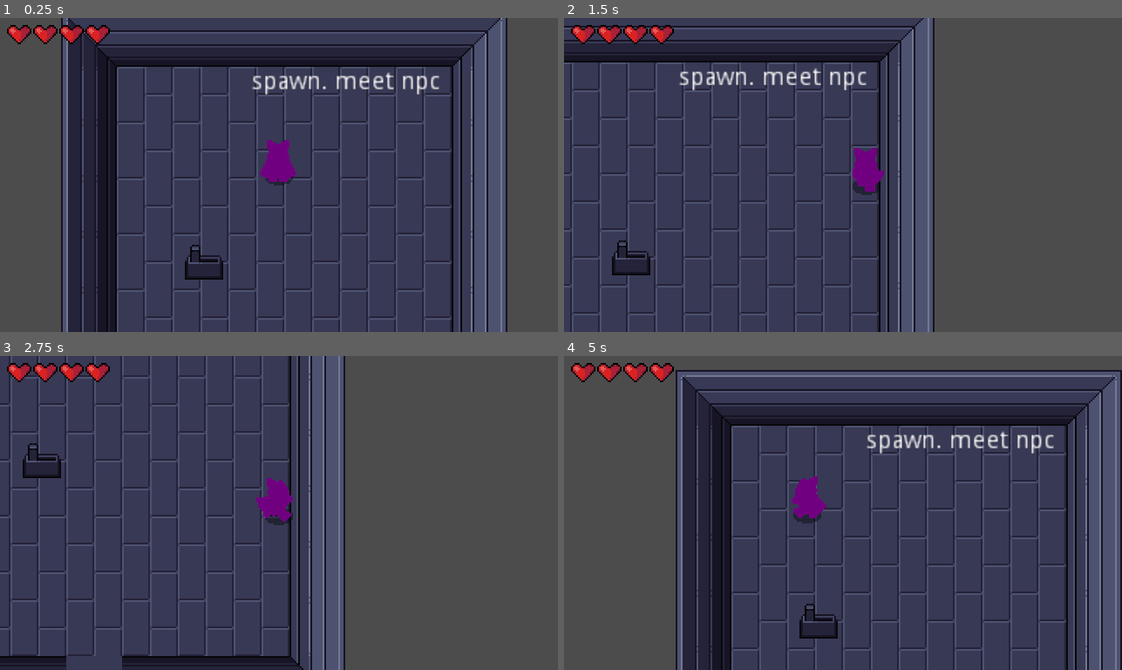
Above: before the commit, frames 1-4 (two rows, left to right).
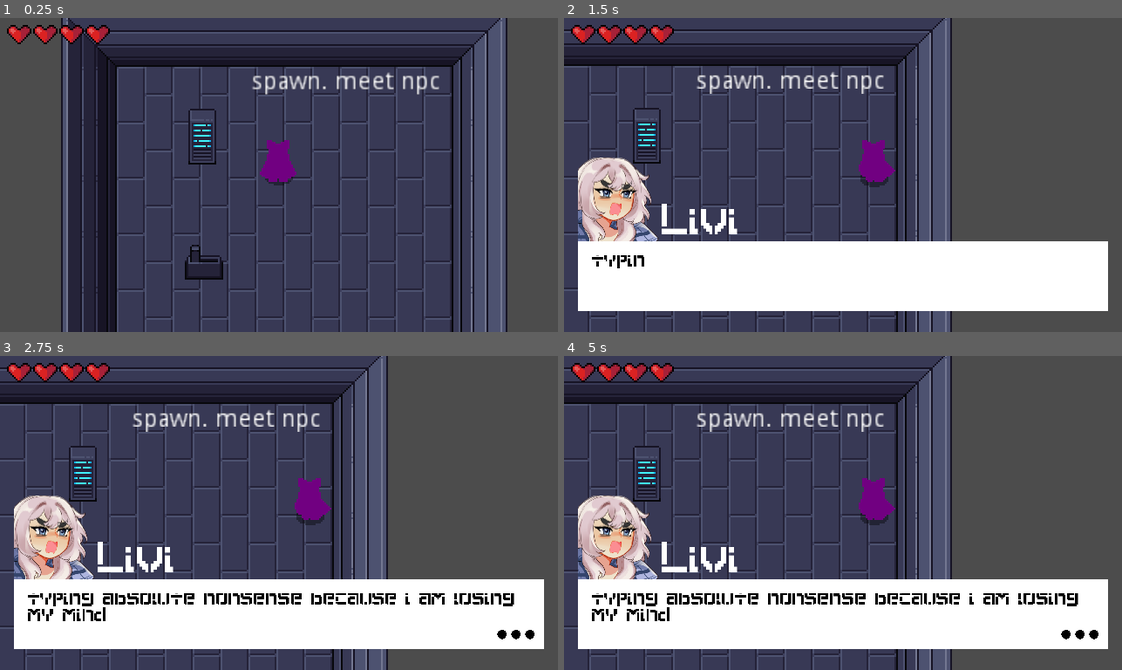
Above: after the commit, the same moments.

Repository: LiviRoseGames/DebutRPG
Game: Godot game, scene res://Scenes/World.tscn
Two runs of this game, one before a commit and one after it. Both use one fixed random seed, a clock stepped at 60 frames per second and the inputs below.
Inputs:
- Up to frame 1 (0.25 s): no input
- Up to frame 2 (1.5 s): tap Enter at 0.5 s; hold Right (ui_right) 0.53-1.28 s; tap K (roll) at 0.6 s; tap T (talk, bound only after the commit) at 0.8, 1.35 s; hold Down (ui_down) from 1.28 s (still down)
- Up to frame 3 (2.75 s): tap K (roll) at 1.55 s; release Down (ui_down) at 2.03 s; hold Right (ui_right) from 2.03 s (still down); tap J (attack) at 2.1 s; tap T (talk, bound only after the commit) at 2.3 s
- Up to frame 4 (5 s): release Right (ui_right) at 2.78 s; hold Up (ui_up) 2.78-3.53 s; tap K (roll) at 2.85, 4.35 s; hold Left (ui_left) from 3.53 s (still down); tap T (talk, bound only after the commit) at 3.6 s

The runs differ from the first frame. In frame 1, 0.6% of the frame differs, in the area x 33-39%, y 28-47%; in frame 2, 46%; in frame 3, 52%; in frame 4, 61%, in the area x 0-100%, y 0-100%.

Commit message:
Up to current

Diff:
--- /dev/null
+++ b/DebutRPGGodot/Dialouge.gd
@@ -0,0 +1,105 @@
+extends Control
+
+var liviName = "Livi"
+var karinaName = "???"
+
+export var dialogPath = "res://UI/jsons/"
+export(float) var textSpeed = 0.05
+
+var dialog = "init"
+var nameDialog = liviName
+
+var phraseNum = 0
+var finished = false
+
+onready var nameText = $Disabler/ColorRect/Name
+onready var textDisplay = $Disabler/ColorRect/Text
+onready var disabler = $Disabler
+onready var timer = $Disabler/Timer
+onready var indicator = $Disabler/Indicator
+onready var portrait = $Disabler/Portrait
+
+func _ready():
+	dialog_disabler(true)			#hide dialog on start
+	nameText.text = liviName		#
+	textDisplay.text = "ready"
+
+	timer.wait_time = textSpeed
+
+func _process(delta):
+
+	if Input.is_action_just_pressed("talk"):
+		dialog_disabler(false)
+
+		#TYPEDIALOG
+		textDisplay.text = "typing absolute nonsense because i am losing my mind"
+		textDisplay.visible_characters = 0
+		finished = false
+
+		while textDisplay.visible_characters < len(textDisplay.text):
+			textDisplay.visible_characters += 1
+
+#		timer.start(textSpeed)
+#		yield(timer, "timeout")
+			yield(get_tree().create_timer(textSpeed), "timeout")
+			print(finished)
+
+		finished = true
+		print(finished)
+		phraseNum += 1
+
+	if finished:
+		indicator.show()
+	else:
+		indicator.hide()
+
+func dialog_disabler(disable):
+	if disable:
+		disabler.hide()
+	else:
+		disabler.show()
+
+#func typeDialog():
+#	textDisplay.text = "typing absolute nonsense because i am losing my mind"
+#	textDisplay.visible_characters = 0
+#	finished = false
+#
+#	while textDisplay.visible_characters < len(textDisplay.text):
+#		textDisplay.visible_characters += 1
+#
+##		timer.start(textSpeed)
+##		yield(timer, "timeout")
+#		yield(get_tree().create_timer(textSpeed), "timeout")
+#		print(finished)
+#
+#	finished = true
+#	print(finished)
+#	phraseNum += 1
+
+
+#	if finished:
+#		#nextPhrase()
+#	else:
+#		textDisplay.visible_characters = len(textDisplay.text)
+#
+##func nextPhrase():
+##	if phraseNum >= len(dialog):
+##		queue_free()
+##		return
+##
+##	finished = false
+##
+##	nameText.text = nameDialog[phraseNum]
+##	textDisplay.text = dialog[phraseNum]
+##
+##	textDisplay.visible_characters = 0
+##
+##	while textDisplay.visible_characters < len(textDisplay.text):
+##		textDisplay.visible_characters += 1
+##
+##		timer.start()
+##		yield(timer, "timeout")
+##
+##	finished = true
+##	phraseNum += 1
+##	return
--- /dev/null
+++ b/DebutRPGGodot/Dialouge.tscn
@@ -0,0 +1,117 @@
+[gd_scene load_steps=14 format=2]
+
+[ext_resource path="res://UI/Cyber_Time_Blocky.ttf" type="DynamicFontData" id=1]
+[ext_resource path="res://UI/Karina/KarinaAngry.png" type="Texture" id=2]
+[ext_resource path="res://Dialouge.gd" type="Script" id=3]
+[ext_resource path="res://Art/Indicator.png" type="Texture" id=4]
+
+[sub_resource type="DynamicFont" id=1]
+extra_spacing_top = 7
+font_data = ExtResource( 1 )
+
+[sub_resource type="DynamicFont" id=2]
+font_data = ExtResource( 1 )
+
+[sub_resource type="AtlasTexture" id=3]
+atlas = ExtResource( 4 )
+region = Rect2( 0, 0, 32, 32 )
+
+[sub_resource type="AtlasTexture" id=4]
+atlas = ExtResource( 4 )
+region = Rect2( 32, 0, 32, 32 )
+
+[sub_resource type="AtlasTexture" id=5]
+atlas = ExtResource( 4 )
+region = Rect2( 64, 0, 32, 32 )
+
+[sub_resource type="AtlasTexture" id=6]
+atlas = ExtResource( 4 )
+region = Rect2( 96, 0, 32, 32 )
+
+[sub_resource type="AtlasTexture" id=7]
+atlas = ExtResource( 4 )
+region = Rect2( 128, 0, 32, 32 )
+
+[sub_resource type="AtlasTexture" id=8]
+atlas = ExtResource( 4 )
+region = Rect2( 160, 0, 32, 32 )
+
+[sub_resource type="SpriteFrames" id=9]
+animations = [ {
+"frames": [ SubResource( 3 ), SubResource( 4 ), SubResource( 5 ), SubResource( 6 ), SubResource( 7 ), SubResource( 8 ) ],
+"loop": true,
+"name": "default",
+"speed": 12.0
+} ]
+
+[node name="DialougeManager" type="Control"]
+anchor_right = 1.0
+anchor_bottom = 1.0
+script = ExtResource( 3 )
+
+[node name="Disabler" type="Control" parent="."]
+margin_right = 40.0
+margin_bottom = 40.0
+
+[node name="ColorRect" type="ColorRect" parent="Disabler"]
+margin_left = 8.0
+margin_top = 128.0
+margin_right = 312.0
+margin_bottom = 168.0
+
+[node name="Name" type="RichTextLabel" parent="Disabler/ColorRect"]
+margin_left = 48.0
+margin_top = -24.0
+margin_right = 280.0
+custom_fonts/normal_font = SubResource( 1 )
+text = "Name Goes Here"
+scroll_active = false
+
+[node name="Text" type="RichTextLabel" parent="Disabler/ColorRect"]
+margin_left = 8.0
+margin_top = 8.0
+margin_right = 584.0
+margin_bottom = 56.0
+rect_scale = Vector2( 0.5, 0.5 )
+custom_colors/default_color = Color( 0, 0, 0, 1 )
+custom_fonts/normal_font = SubResource( 2 )
+text = "
+Text Goes Here"
+scroll_active = false
+
+[node name="Portrait" type="Sprite" parent="Disabler"]
+position = Vector2( 8, 80 )
+scale = Vector2( 0.15, 0.15 )
+texture = ExtResource( 2 )
+centered = false
+flip_h = true
+
+[node name="Timer" type="Timer" parent="Disabler"]
+
+[node name="Indicator" type="Control" parent="Disabler"]
+
+[node name="AnimatedSprite" type="AnimatedSprite" parent="Disabler/Indicator"]
+position = Vector2( 136, 120 )
+scale = Vector2( 0.25, 0.25 )
+frames = SubResource( 9 )
+frame = 1
+playing = true
+offset = Vector2( 672, 160 )
+
+[node name="AnimatedSprite2" type="AnimatedSprite" parent="Disabler/Indicator"]
+position = Vector2( 128, 120 )
+scale = Vector2( 0.25, 0.25 )
+frames = SubResource( 9 )
+frame = 1
+playing = true
+offset = Vector2( 672, 160 )
+
+[node name="AnimatedSprite3" type="AnimatedSprite" parent="Disabler/Indicator"]
+position = Vector2( 120, 120 )
+scale = Vector2( 0.25, 0.25 )
+frames = SubResource( 9 )
+frame = 1
+playing = true
+offset = Vector2( 672, 160 )
+
+[connection signal="timeout" from="Disabler/Timer" to="." method="_on_next_char_timeout"]
--- a/DebutRPGGodot/Hboxes/Hurtbox.gd
+++ b/DebutRPGGodot/Hboxes/Hurtbox.gd
@@ -5,6 +5,7 @@
 var invincible = false setget set_invincible
 
 onready var timer = $Timer
+onready var collisionShape = $CollisionShape2D
 
 signal invincibility_started
 signal invincibility_ended
@@ -32,9 +33,8 @@
 
 
 func _on_Hurtbox_invincibility_ended():
-	set_deferred("monitorable", false)
-	#monitorable = false
+	collisionShape.disabled = false
 
 
 func _on_Hurtbox_invincibility_started():
-	monitorable = true
+	collisionShape.set_deferred("disabled", true)
--- /dev/null
+++ b/DebutRPGGodot/Scenes/Camera2D.tscn
@@ -0,0 +1,14 @@
+[gd_scene format=2]
+
+[node name="Camera2D" type="Camera2D"]
+position = Vector2( 160, 90 )
+current = true
+smoothing_enabled = true
+
+[node name="Node2D" type="Node2D" parent="."]
+
+[node name="TopLeft" type="Position2D" parent="Node2D"]
+position = Vector2( -160, -90 )
+
+[node name="BottomRight" type="Position2D" parent="Node2D"]
+position = Vector2( 160, 90 )
--- /dev/null
+++ b/DebutRPGGodot/Scenes/Servers/Server1.gd
@@ -0,0 +1,6 @@
+extends StaticBody2D
+
+
+# Called every frame. 'delta' is the elapsed time since the previous frame.
+#func _process(delta):
+#	pass
--- /dev/null
+++ b/DebutRPGGodot/Scenes/Servers/Server1.tscn
@@ -0,0 +1,35 @@
+[gd_scene load_steps=7 format=2]
+
+[ext_resource path="res://Art/map/objects/server.png" type="Texture" id=1]
+[ext_resource path="res://Dialouge.tscn" type="PackedScene" id=2]
+[ext_resource path="res://Scenes/Servers/Server1.gd" type="Script" id=3]
+[ext_resource path="res://Scenes/PlayerDetectionZone.tscn" type="PackedScene" id=4]
+
+[sub_resource type="RectangleShape2D" id=1]
+extents = Vector2( 8, 8 )
+
+[sub_resource type="RectangleShape2D" id=2]
+extents = Vector2( 16, 25 )
+
+[node name="Server1" type="StaticBody2D"]
+script = ExtResource( 3 )
+
+[node name="Sprite" type="Sprite" parent="."]
+position = Vector2( 0, -16 )
+texture = ExtResource( 1 )
+
+[node name="CollisionShape2D" type="CollisionShape2D" parent="."]
+position = Vector2( 0, -8 )
+shape = SubResource( 1 )
+
+[node name="CanvasLayer" type="CanvasLayer" parent="."]
+
+[node name="DialougeManager" parent="CanvasLayer" instance=ExtResource( 2 )]
+
+[node name="PlayerDetectionZone" parent="." instance=ExtResource( 4 )]
+
+[node name="CollisionShape2D" parent="PlayerDetectionZone" index="0"]
+position = Vector2( 0, -17 )
+shape = SubResource( 2 )
+
+[editable path="PlayerDetectionZone"]
--- a/DebutRPGGodot/Scenes/Switch.tscn
+++ b/DebutRPGGodot/Scenes/Switch.tscn
@@ -78,7 +78,6 @@
 
 [node name="Hurtbox" parent="." instance=ExtResource( 3 )]
 collision_layer = 8
-show_hit = false
 
 [node name="CollisionShape2D" parent="Hurtbox" index="0"]
 position = Vector2( 0, 3 )
--- a/DebutRPGGodot/Scenes/World.tscn
+++ b/DebutRPGGodot/Scenes/World.tscn
@@ -1,10 +1,12 @@
-[gd_scene load_steps=31 format=2]
+[gd_scene load_steps=33 format=2]
 
 [ext_resource path="res://Art/map/tileset.png" type="Texture" id=1]
 [ext_resource path="res://Scenes/Player.tscn" type="PackedScene" id=2]
 [ext_resource path="res://Scenes/Switch.tscn" type="PackedScene" id=3]
 [ext_resource path="res://Scenes/Bat.tscn" type="PackedScene" id=4]
 [ext_resource path="res://UI/HealthUI.tscn" type="PackedScene" id=5]
+[ext_resource path="res://Scenes/Camera2D.tscn" type="PackedScene" id=6]
+[ext_resource path="res://Scenes/Servers/Server1.tscn" type="PackedScene" id=7]
 
 [sub_resource type="ConvexPolygonShape2D" id=2]
 points = PoolVector2Array( 32, 32, 0, 32, 0, 0, 32, 0 )
@@ -1682,59 +1684,64 @@
 [node name="RemoteTransform2D" type="RemoteTransform2D" parent="YSort/Player"]
 remote_path = NodePath("../../../Camera2D")
 
-[node name="Bat" parent="YSort" instance=ExtResource( 4 )]
+[node name="Bats" type="YSort" parent="YSort"]
+
+[node name="Bat" parent="YSort/Bats" instance=ExtResource( 4 )]
 position = Vector2( 201, 479 )
 
-[node name="Bat3" parent="YSort" instance=ExtResource( 4 )]
+[node name="Bat3" parent="YSort/Bats" instance=ExtResource( 4 )]
 position = Vector2( 136, 477 )
 
-[node name="Bat2" parent="YSort" instance=ExtResource( 4 )]
+[node name="Bat2" parent="YSort/Bats" instance=ExtResource( 4 )]
 position = Vector2( 98, 518 )
 
-[node name="Bat4" parent="YSort" instance=ExtResource( 4 )]
+[node name="Bat4" parent="YSort/Bats" instance=ExtResource( 4 )]
 position = Vector2( 818, 812 )
 
-[node name="Bat5" parent="YSort" instance=ExtResource( 4 )]
+[node name="Bat5" parent="YSort/Bats" instance=ExtResource( 4 )]
 position = Vector2( 753, 810 )
 
-[node name="Bat6" parent="YSort" instance=ExtResource( 4 )]
+[node name="Bat6" parent="YSort/Bats" instance=ExtResource( 4 )]
 position = Vector2( 715, 851 )
 
-[node name="Bat7" parent="YSort" instance=ExtResource( 4 )]
+[node name="Bat7" parent="YSort/Bats" instance=ExtResource( 4 )]
 position = Vector2( 572, 721 )
 
-[node name="Bat8" parent="YSort" instance=ExtResource( 4 )]
+[node name="Bat8" parent="YSort/Bats" instance=ExtResource( 4 )]
 position = Vector2( 507, 719 )
 
-[node name="Bat9" parent="YSort" instance=ExtResource( 4 )]
+[node name="Bat9" parent="YSort/Bats" instance=ExtResource( 4 )]
 position = Vector2( 469, 760 )
 
-[node name="Bat10" parent="YSort" instance=ExtResource( 4 )]
+[node name="Bat10" parent="YSort/Bats" instance=ExtResource( 4 )]
 position = Vector2( 759, 534 )
 
-[node name="Bat11" parent="YSort" instance=ExtResource( 4 )]
+[node name="Bat11" parent="YSort/Bats" instance=ExtResource( 4 )]
 position = Vector2( 694, 532 )
 
-[node name="Bat12" parent="YSort" instance=ExtResource( 4 )]
+[node name="Bat12" parent="YSort/Bats" instance=ExtResource( 4 )]
 position = Vector2( 656, 573 )
 
-[node name="Bat13" parent="YSort" instance=ExtResource( 4 )]
+[node name="Bat13" parent="YSort/Bats" instance=ExtResource( 4 )]
 position = Vector2( 822, 661 )
 
-[node name="Bat14" parent="YSort" instance=ExtResource( 4 )]
+[node name="Bat14" parent="YSort/Bats" instance=ExtResource( 4 )]
 position = Vector2( 757, 659 )
 
-[node name="Bat15" parent="YSort" instance=ExtResource( 4 )]
+[node name="Bat15" parent="YSort/Bats" instance=ExtResource( 4 )]
 position = Vector2( 719, 700 )
 
-[node name="Bat16" parent="YSort" instance=ExtResource( 4 )]
+[node name="Bat16" parent="YSort/Bats" instance=ExtResource( 4 )]
 position = Vector2( 525, 554 )
 
-[node name="Bat17" parent="YSort" instance=ExtResource( 4 )]
+[node name="Bat17" parent="YSort/Bats" instance=ExtResource( 4 )]
 position = Vector2( 460, 552 )
 
-[node name="Bat18" parent="YSort" instance=ExtResource( 4 )]
+[node name="Bat18" parent="YSort/Bats" instance=ExtResource( 4 )]
 position = Vector2( 422, 593 )
+
+[node name="Server1" parent="YSort" instance=ExtResource( 7 )]
+position = Vector2( 81, 88 )
 
 [node name="Label" type="Label" parent="."]
 margin_left = 109.0
@@ -1758,7 +1765,14 @@
 margin_right = 44.0
 margin_bottom = 44.0
 
-[node name="Camera2D" type="Camera2D" parent="."]
+[node name="Camera2D" parent="." instance=ExtResource( 6 )]
+visible = false
 position = Vector2( 125, 94 )
-current = true
-smoothing_enabled = true
+
+[node name="TopLeft" parent="Camera2D/Node2D" index="0"]
+position = Vector2( -125, -94 )
+
+[node name="BottomRight" parent="Camera2D/Node2D" index="1"]
+position = Vector2( 131, 194 )
+
+[editable path="Camera2D"]
--- /dev/null
+++ b/DebutRPGGodot/Scripts/Camera2D.gd
@@ -0,0 +1,10 @@
+extends Camera2D
+
+onready var topLeft = $Limits/TopLeft
+onready var bottomRight = $Limits/BottomRight
+
+func _ready():
+	limit_top = topLeft.position.y
+	limit_left = topLeft.position.x
+	limit_bottom = bottomRight.position.y
+	limit_right = bottomRight.position.x
--- a/DebutRPGGodot/Scripts/Player.gd
+++ b/DebutRPGGodot/Scripts/Player.gd
@@ -1,6 +1,8 @@
 extends KinematicBody2D
 
 const PlayerHurtSound = preload("res://Scenes/PlayerHurtSound.tscn")
+
+var Dialog = load("res://Dialouge.tscn")
 
 const ACCELERATION = 500
 const MAX_SPEED = 100
@@ -10,7 +12,8 @@
 enum {
 	MOVE,
 	ROLL,
-	ATTACK
+	ATTACK,
+	TALK
 }
 
 var state = MOVE
@@ -43,6 +46,9 @@
 		ATTACK:
 			attack_state(delta)
 
+		TALK:
+			talk_state()
+
 func move_state(delta):
 	var input_vector = Vector2.ZERO
 	input_vector.x = Input.get_action_strength("ui_right") - Input.get_action_strength("ui_left")
@@ -70,6 +76,9 @@
 	if Input.is_action_just_pressed("attack"):
 		state = ATTACK
 
+	if Input.is_action_just_pressed("talk"):
+		state = TALK
+
 func move():
 	velocity = move_and_slide(velocity)
 
@@ -82,6 +91,9 @@
 	velocity = Vector2.ZERO
 	animationState.travel("Attack")
 
+func talk_state():
+	get_tree().paused = true
+
 func roll_state_finished():
 	#velocity = Vector2.ZERO
 	state = MOVE
@@ -89,6 +101,8 @@
 func attack_state_finished():
 	state = MOVE
 
+func talk_state_finished():
+	state = MOVE
 
 func _on_Hurtbox_area_entered(area):
 	stats.health -= area.damage
--- /dev/null
+++ b/DebutRPGGodot/UI/jsons/Dialog0.json
@@ -0,0 +1,3 @@
+[
+	{"Name":"Livi", "Emotion":"Angry", "Text":"Hello, I'm Livi."}
+]
--- a/DebutRPGGodot/project.godot
+++ b/DebutRPGGodot/project.godot
@@ -93,6 +93,11 @@
 , Object(InputEventKey,"resource_local_to_scene":false,"resource_name":"","device":0,"alt":false,"shift":false,"control":false,"meta":false,"command":false,"pressed":false,"scancode":90,"physical_scancode":0,"unicode":0,"echo":false,"script":null)
  ]
 }
+talk={
+"deadzone": 0.5,
+"events": [ Object(InputEventKey,"resource_local_to_scene":false,"resource_name":"","device":0,"alt":false,"shift":false,"control":false,"meta":false,"command":false,"pressed":false,"scancode":84,"physical_scancode":0,"unicode":0,"echo":false,"script":null)
+ ]
+}
 
 [layer_names]
 
Binary file added: DebutRPGGodot/Art/Indicator.png
Not shown, added: DebutRPGGodot/Art/Indicator.png.import
Binary file added: DebutRPGGodot/UI/Cyber_Time_Blocky.ttf
Binary file added: DebutRPGGodot/UI/Karina/KarinaAngry.png
Not shown, added: DebutRPGGodot/UI/Karina/KarinaAngry.png.import
Binary file added: DebutRPGGodot/UI/Karina/KarinaBlush.png
Not shown, added: DebutRPGGodot/UI/Karina/KarinaBlush.png.import
Binary file added: DebutRPGGodot/UI/Karina/KarinaCackle.png
Not shown, added: DebutRPGGodot/UI/Karina/KarinaCackle.png.import
Binary file added: DebutRPGGodot/UI/Karina/KarinaCry.png
Not shown, added: DebutRPGGodot/UI/Karina/KarinaCry.png.import
Binary file added: DebutRPGGodot/UI/Karina/KarinaFrustrated.png
(and 23 more such lines)
